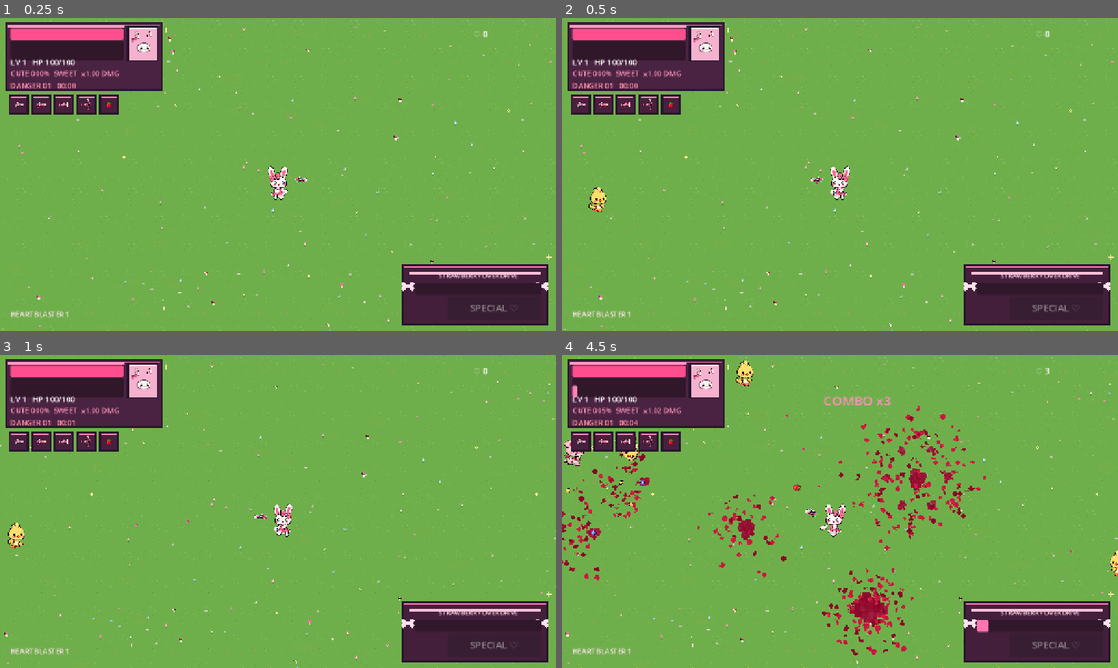
Above: before the commit, frames 1-4 (two rows, left to right).
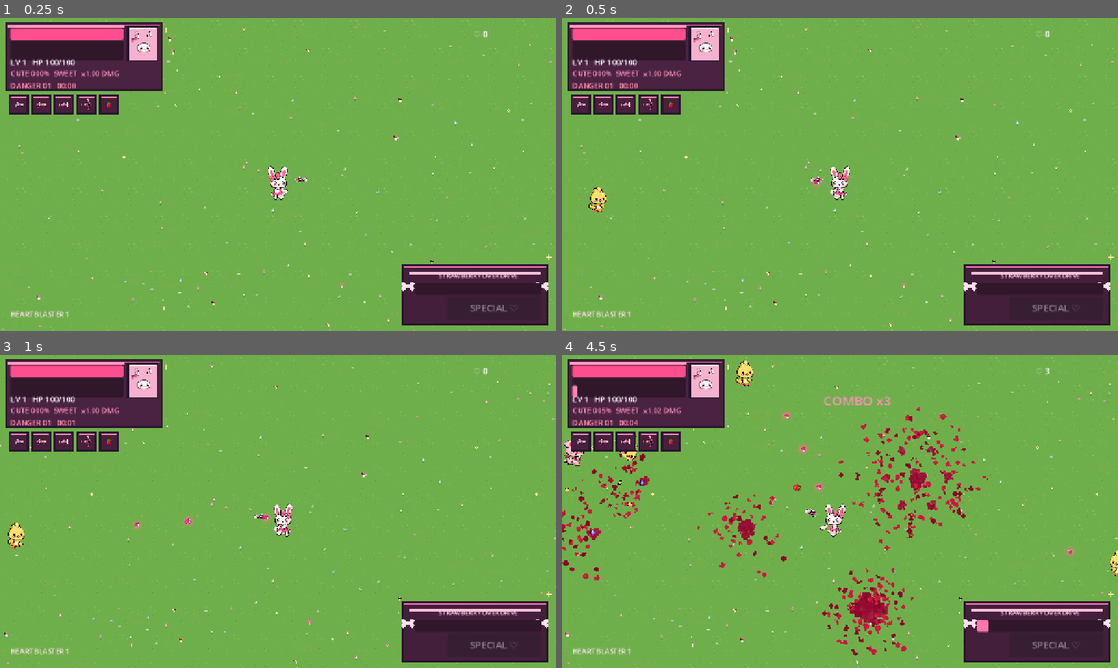
Above: after the commit, the same moments.

Repository: ramonsamagaio/cutecuterampage
Game: Godot game, scene res://scenes/Main.tscn
The game is run twice, just before and just after one commit, with the same random seed, the same clock (stepped at 60 frames per second) and the same inputs.
Inputs (mouse positions are in pixels of both pictures, inside the frame that each line leads up to):
- Up to frame 1 (0.25 s): no input
- Up to frame 2 (0.5 s): no input
- Up to frame 3 (1 s): tap Enter at 0.5 s; move the mouse to (400, 495) at 0.52 s; hold Right (ui_right) from 0.53 s (still down); tap Shift at 0.6 s; tap Space at 0.77 s
- Up to frame 4 (4.5 s): move the mouse to (728, 527) at 1.27 s; release Right (ui_right) at 1.28 s; hold Down (ui_down) 1.28-2.03 s; tap Z at 1.35, 4.35 s; tap Space at 1.52, 3.02, 3.77 s; move the mouse to (895, 442) at 2.02 s; hold Right (ui_right) 2.03-2.78 s; tap X at 2.1 s; move the mouse to (812, 574) at 2.77 s; hold Up (ui_up) 2.78-3.53 s; tap C at 2.85 s; move the mouse to (1006, 558) at 3.52 s; hold Left (ui_left) from 3.53 s (still down); tap Shift at 3.6 s; move the mouse to (673, 464) at 4.27 s

Frame 1 is identical in both runs. In frame 2, less than 0.1% of the frame differs, in the area x 44-47%, y 51-55%; in frame 3, 0.2%; in frame 4, 0.8%, in the area x 0-93%, y 16-96%.

Commit message:
juice: enlarge player projectiles and add pulse glow

Diff:
--- a/scripts/combat/projectile.gd
+++ b/scripts/combat/projectile.gd
@@ -9,6 +9,7 @@
 var pierce_remaining: int = 0
 var _hit_ids: Dictionary[int, bool] = {}
 var art: CutoutArtPart
+var _pulse_phase: float = 0.0
 
 func configure(origin: Vector2, direction: Vector2, amount: float, kind: String = "heart", pierce: int = 0, speed: float = 390.0) -> void:
 	global_position = origin
@@ -18,7 +19,10 @@
 	pierce_remaining = maxi(0, pierce)
 	critical = randf() < (0.13 if projectile_kind == "heartstorm" else 0.08)
 	life = 1.9 if projectile_kind == "heartstorm" else 1.5
+	rotation = direction.angle()
+	_pulse_phase = randf() * TAU
 	_build_visual()
+	queue_redraw()
 
 func _build_visual() -> void:
 	if art != null and is_instance_valid(art):
@@ -26,16 +30,19 @@
 	art = CutoutArtPart.new()
 	art.name = "ProjectileArt"
 	match projectile_kind:
-		"heartstorm": art.configure("res://assets/fx/CoracaoAlado.png", Vector2(13, 13), Vector2(0.5, 0.5))
-		"star": art.configure("res://assets/fx/Estrela.png", Vector2(9, 9), Vector2(0.5, 0.5))
-		"candy": art.configure("res://assets/fx/MorangoHaf.png", Vector2(9, 9), Vector2(0.5, 0.5))
-		_: art.configure("res://assets/fx/CoracaoRosaCheio.png", Vector2(10, 10), Vector2(0.5, 0.5))
+		"heartstorm": art.configure("res://assets/fx/CoracaoAlado.png", Vector2(23, 23), Vector2(0.5, 0.5))
+		"star": art.configure("res://assets/fx/Estrela.png", Vector2(17, 17), Vector2(0.5, 0.5))
+		"candy": art.configure("res://assets/fx/MorangoHaf.png", Vector2(16, 16), Vector2(0.5, 0.5))
+		_: art.configure("res://assets/fx/CoracaoRosaCheio.png", Vector2(19, 19), Vector2(0.5, 0.5))
 	add_child(art)
 	z_index = 18
 
 func _process(delta: float) -> void:
 	position += velocity * delta
 	life -= delta
+	_pulse_phase = fmod(_pulse_phase + delta * 12.0, TAU)
+	var pulse: float = 1.0 + sin(_pulse_phase) * 0.055
+	scale = Vector2.ONE * pulse
 	if life <= 0.0:
 		queue_free()
 		return
@@ -46,7 +53,7 @@
 		var id: int = enemy.get_instance_id()
 		if _hit_ids.has(id):
 			continue
-		var hit_radius: float = 17.0 if projectile_kind == "heartstorm" else 13.0
+		var hit_radius: float = 25.0 if projectile_kind == "heartstorm" else 19.0
 		if global_position.distance_squared_to(enemy.global_position) <= hit_radius * hit_radius:
 			_hit_ids[id] = true
 			enemy.call("take_damage", damage * (1.75 if critical else 1.0), velocity.normalized(), critical)
@@ -58,8 +65,17 @@
 				queue_free()
 				return
 
+func _draw() -> void:
+	var radius: float = 13.0
+	if projectile_kind == "heartstorm":
+		radius = 17.0
+	elif projectile_kind == "star":
+		radius = 12.0
+	draw_circle(Vector2.ZERO, radius, Color(1.55, 0.18, 0.78, 0.12))
+	draw_circle(Vector2.ZERO, radius * 0.55, Color(1.45, 0.72, 1.0, 0.10))
+
 func _spawn_hit_fx() -> void:
 	var game_node: Node = get_tree().get_first_node_in_group("game")
 	if game_node == null:
 		return
-	game_node.call("spawn_cute_fx", global_position, "crit" if critical else "impact", velocity.normalized(), 1.0)
+	game_node.call("spawn_cute_fx", global_position, "crit" if critical else "impact", velocity.normalized(), 1.35 if critical else 1.12)
